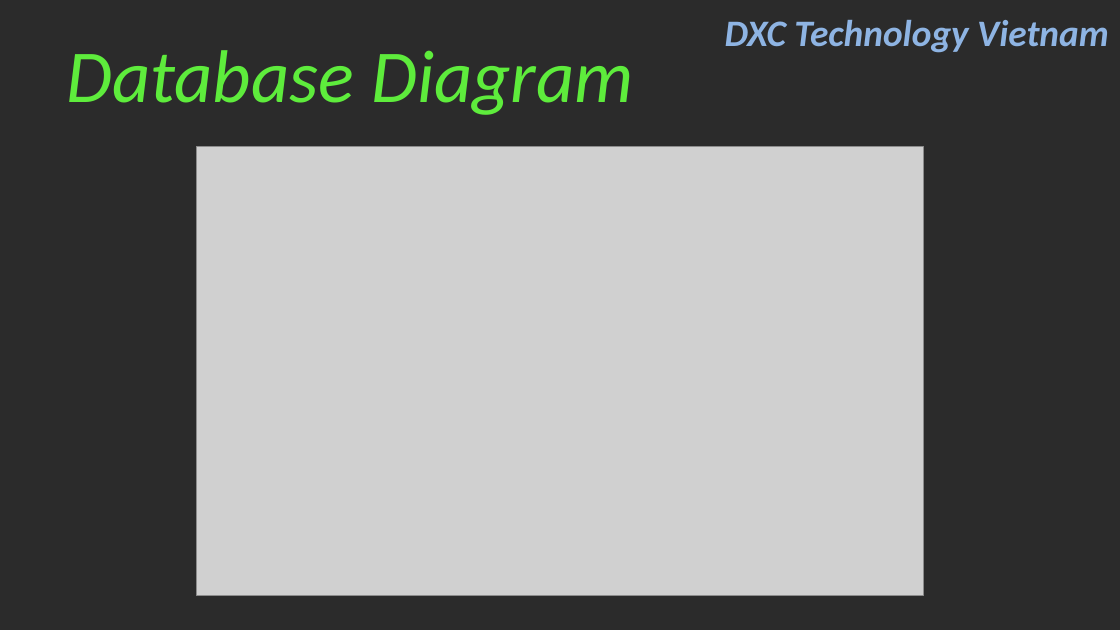
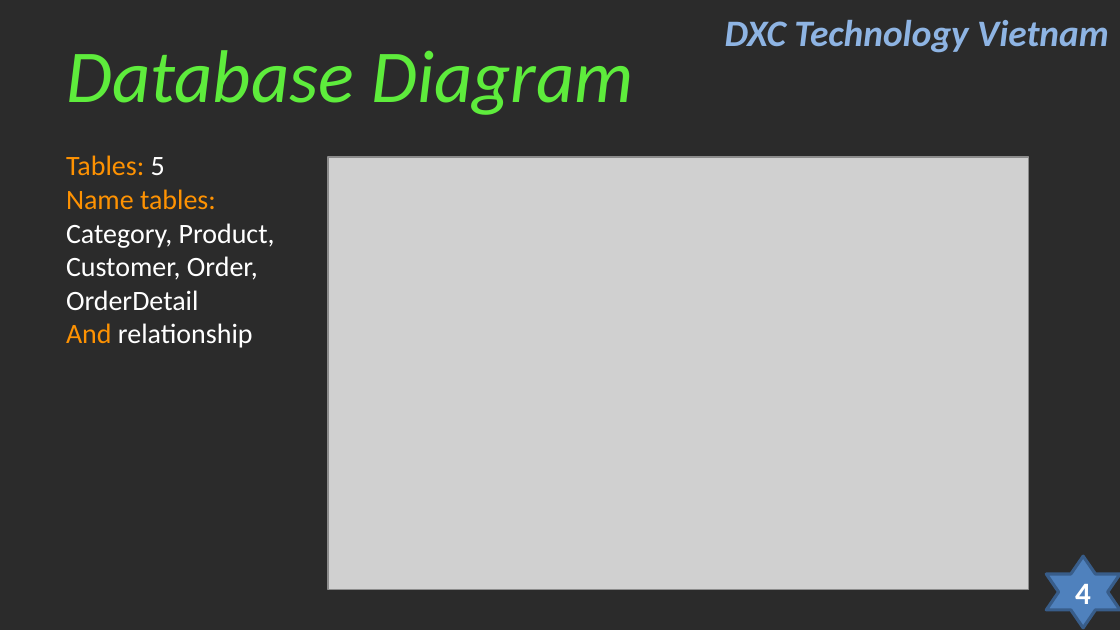
Before and after one commit to kienlc1610/LaptopStore, a slide deck: slide 4 of LaptopStore/Final Assigment.ppt. Drawn at 1120x630 pixels with LibreOffice and Linux fonts; fonts in the diff are those of the drawing; grey boxes stand for pictures; background and template pictures are left out; a plain dark background stands for a picture behind light text. Boxes give left, top, right and bottom in pixels: in the first picture for what was removed or moved away, otherwise in the second. Text is boxed around its words. In the diff, an @@ line names an element or a change of style, - is before the commit and + after.

```diff
--- a/LaptopStore/Final Assigment.ppt
+++ b/LaptopStore/Final Assigment.ppt
@@ text added at (66,155,275,348), 18 pt, text #FFFFFF @@
+Tables: 5
+Name tables: Category, Product, Customer, Order, OrderDetail
+And relationship
@@ picture: place and size @@
-picture at (196,147,923,596)
+picture at (328,157,1028,589)
@@ freeform shape added at (1046,557,1120,628), fill #4F81BD, outline #385D8A 2.01 pt @@
@@ page number added at (1075,584,1091,604), 20 pt, text #FFFFFF, bold @@
+4
```
Also in this commit, not shown: 10 other slides changed.
